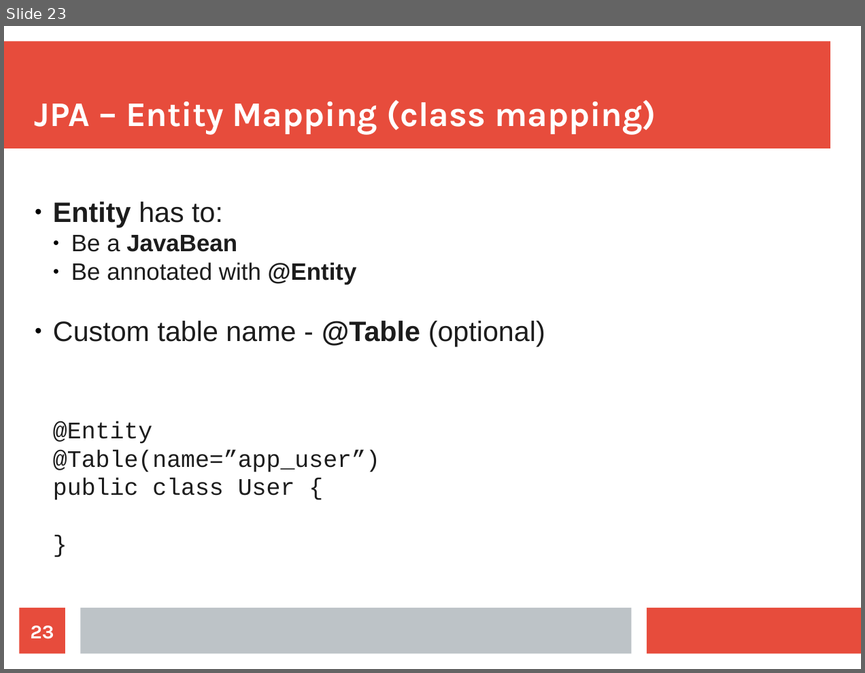
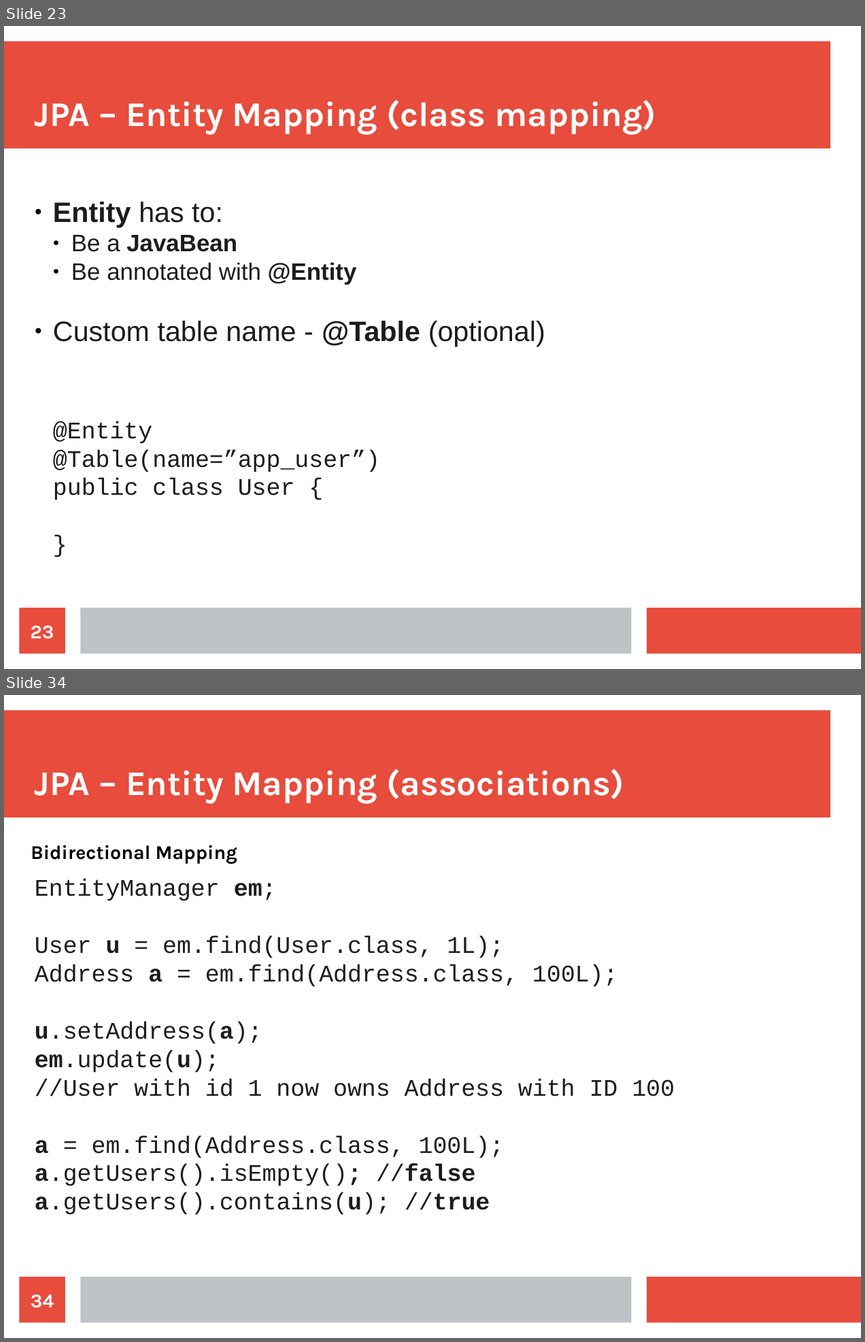
Before and after one commit to maxotta/pia-labs, a slide deck: lectures/persistence.odp. Shown one above the other, each under a label of ours: slide 23 before the commit, slides 23 and 34 after it; the slides between them are not shown. The pictures are 865x673 and 865x1342 pixels, drawn with LibreOffice and Linux fonts; fonts in the diff are those of the drawing. Boxes give left, top, right and bottom in pixels: in the first picture for what was removed or moved away, otherwise in the second. Text is boxed around its words. In the diff, an @@ line names an element or a change of style, - is before the commit and + after.

```diff
--- a/lectures/persistence.odp
+++ b/lectures/persistence.odp
@@ slide 34 added at [4, 695, 861, 1338], background #FFFFFF; not listed: 3 template elements that a slide beside it also shows @@
@@ title added at [35, 769, 624, 803], 32 pt, text #FFFFFF, bold @@
+JPA – Entity Mapping (associations)
@@ text added at [31, 845, 237, 864], 18 pt, text #000000, bold @@
+Bidirectional Mapping
@@ subtitle added at [35, 879, 674, 1215], 22 pt, text #1C1C1C @@
+EntityManager em;
+User u = em.find(User.class, 1L);
+Address a = em.find(Address.class, 100L);
+u.setAddress(a);
+em.update(u);
+//User with id 1 now owns Address with ID 100
+a = em.find(Address.class, 100L);
+a.getUsers().isEmpty(); //false
+a.getUsers().contains(u); //true
@@ page number added at [20, 1276, 65, 1323], fill #E74C3C, 18 pt, text #FFFFFF, bold @@
+34
```
Also in this commit, not shown: 2 slides changed, 11 other slides added.
